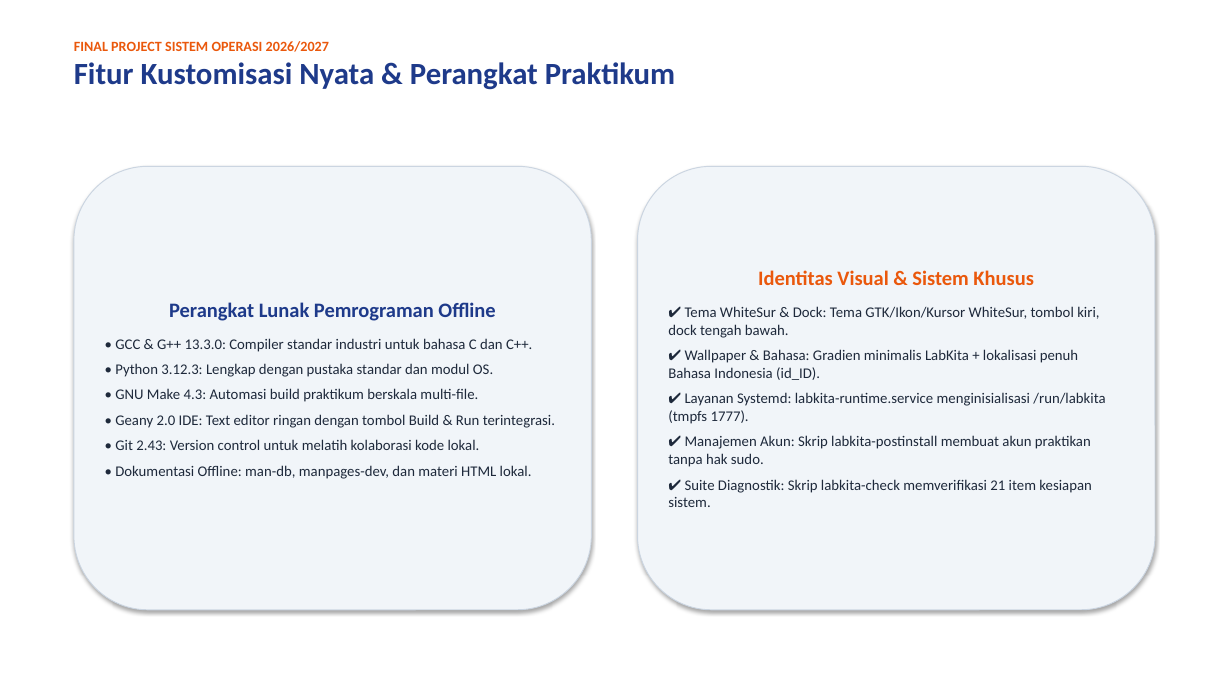
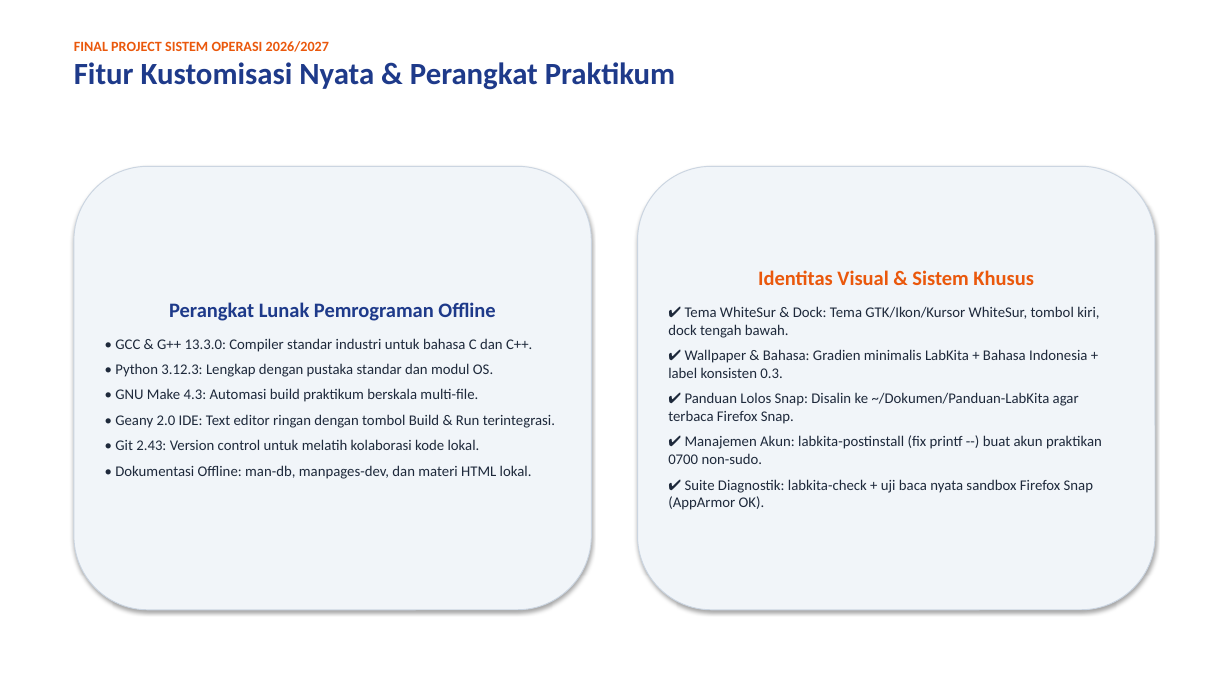
Before and after one commit to luvices/labkita, a slide deck: slide 5 of docs/presentation/labkita-presentation.pptx. Drawn at 1232x693 pixels with LibreOffice and Linux fonts; fonts in the diff are those of the drawing. Boxes give left, top, right and bottom in pixels: in the first picture for what was removed or moved away, otherwise in the second. Text is boxed around its words. In the diff, an @@ line names an element or a change of style, - is before the commit and + after.

```diff
--- a/docs/presentation/labkita-presentation.pptx
+++ b/docs/presentation/labkita-presentation.pptx
@@ text in rounded rectangle at bbox=[668, 349, 1102, 510]: text changed @@
-✔ Wallpaper & Bahasa: Gradien minimalis LabKita + lokalisasi penuh Bahasa Indonesia (id_ID).
-✔ Layanan Systemd: labkita-runtime.service menginisialisasi /run/labkita (tmpfs 1777).
-✔ Manajemen Akun: Skrip labkita-postinstall membuat akun praktikan tanpa hak sudo.
-✔ Suite Diagnostik: Skrip labkita-check memverifikasi 21 item kesiapan sistem.
+✔ Wallpaper & Bahasa: Gradien minimalis LabKita + Bahasa Indonesia + label konsisten 0.3.
+✔ Panduan Lolos Snap: Disalin ke ~/Dokumen/Panduan-LabKita agar terbaca Firefox Snap.
+✔ Manajemen Akun: labkita-postinstall (fix printf --) buat akun praktikan 0700 non-sudo.
+✔ Suite Diagnostik: labkita-check + uji baca nyata sandbox Firefox Snap (AppArmor OK).
```
Also in this commit, not shown: 9 other slides changed, 3 other files.
